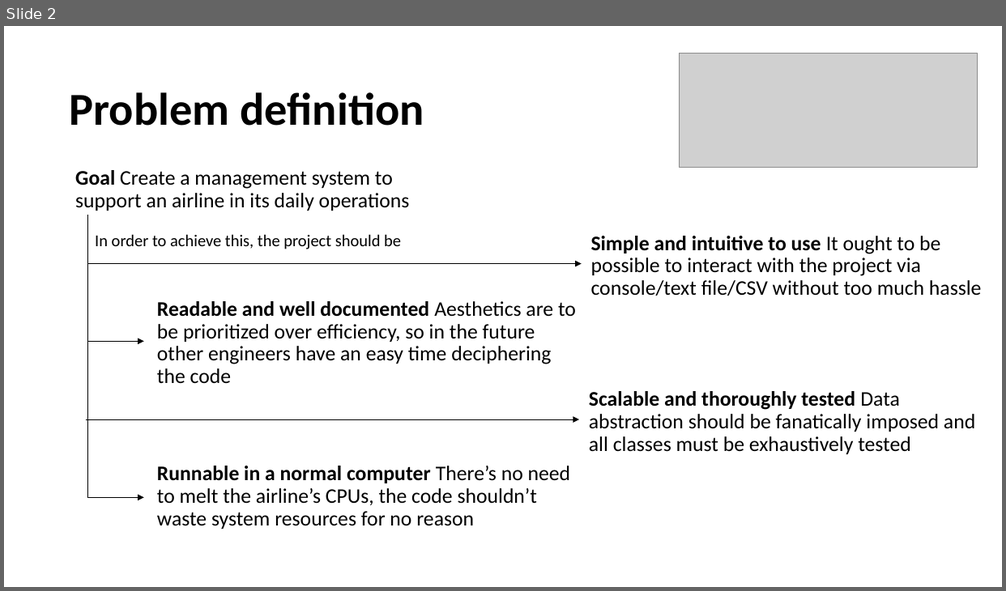
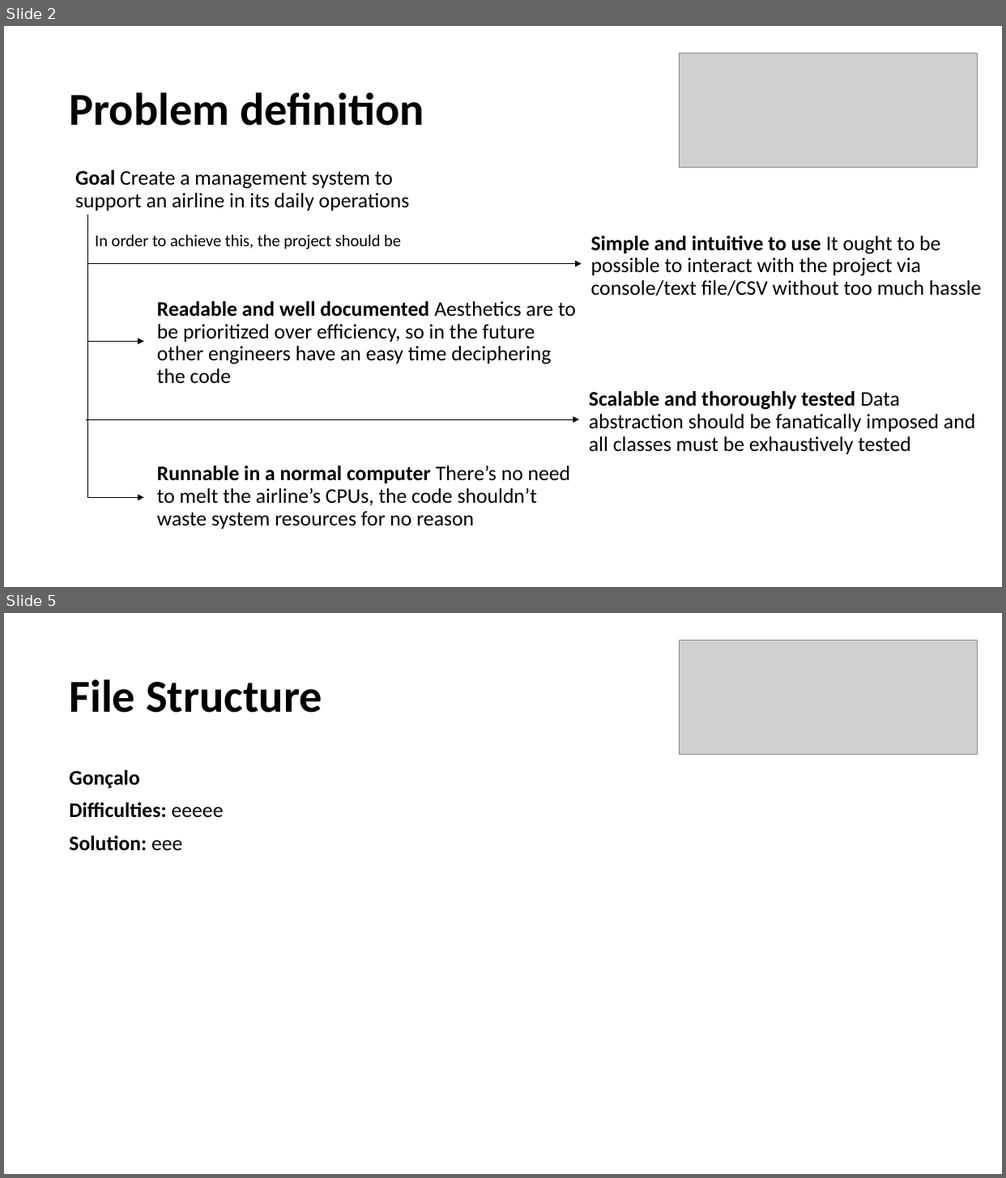
Before and after one commit to gpe0/AED-1, a slide deck: Airline Information Management.pptx. Shown one above the other, each under a label of ours: slide 2 before the commit, slides 2 and 5 after it; the slides between them are not shown. The pictures are 1006x591 and 1006x1178 pixels, drawn with LibreOffice and Linux fonts; fonts in the diff are those of the drawing; grey boxes stand for pictures. Boxes give left, top, right and bottom in pixels: in the first picture for what was removed or moved away, otherwise in the second. Text is boxed around its words. In the diff, an @@ line names an element or a change of style, - is before the commit and + after.

```diff
--- a/Airline Information Management.pptx
+++ b/Airline Information Management.pptx
@@ slide 5 added at box(4, 613, 1002, 1174), background #FFFFFF @@
@@ picture added at box(680, 640, 978, 755) @@
@@ text added at box(69, 679, 322, 713), 44 pt, text #000000, bold @@
+File Structure
@@ text added at box(69, 770, 224, 851), 20 pt, text #000000, bold @@
+Gonçalo
+Difficulties: eeeee
+Solution: eee
```
Also in this commit, not shown: 5 other slides added, 1 slide removed, 3 other files.
